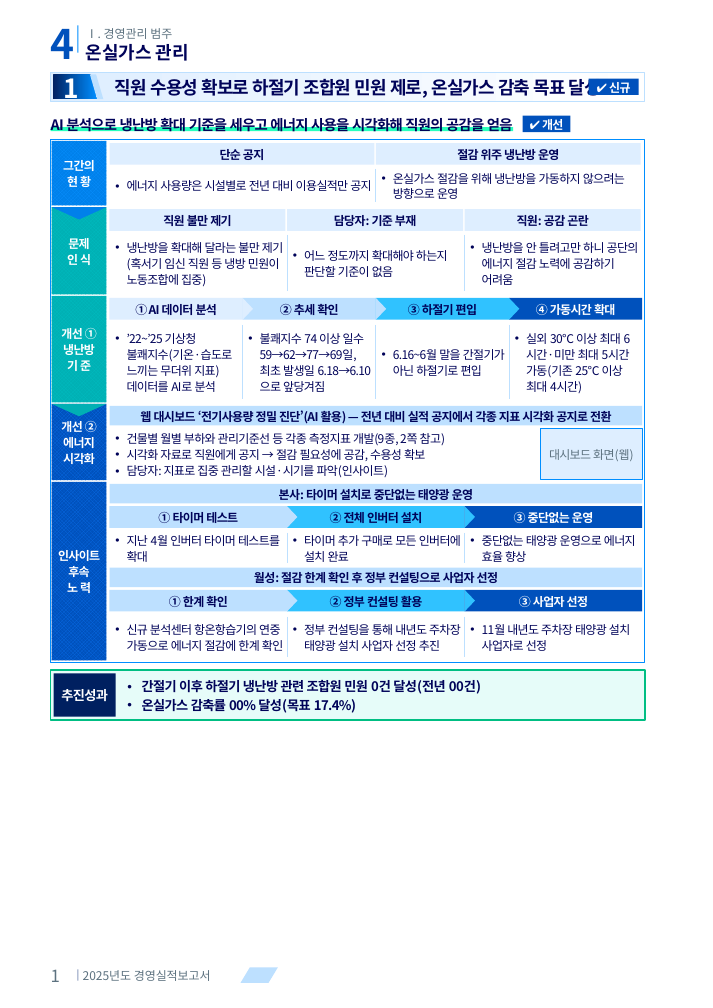
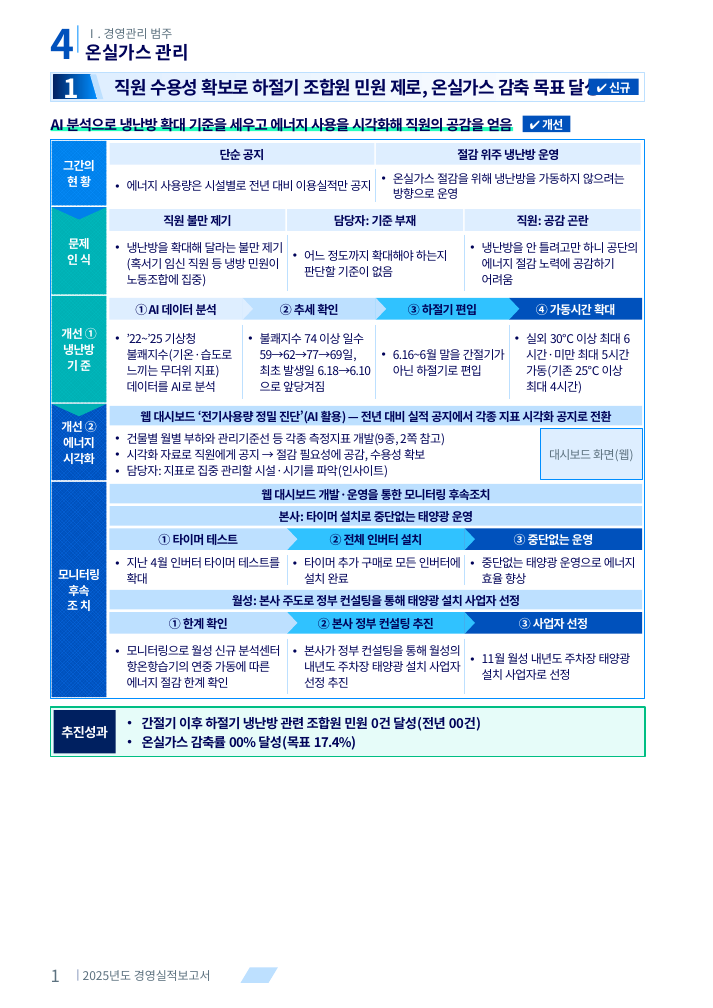
Before and after one commit to khjlsi-creator/claude, a slide deck: slide 1 of korad-경영평가-ppt/KORAD_경영평가_온실가스_수용성_A4세로.pptx. Drawn at 713x1008 pixels with LibreOffice and Linux fonts; fonts in the diff are those of the drawing. Boxes give left, top, right and bottom in pixels: in the first picture for what was removed or moved away, otherwise in the second. Text is boxed around its words. In the diff, an @@ line names an element or a change of style, - is before the commit and + after.

```diff
--- a/korad-경영평가-ppt/KORAD_경영평가_온실가스_수용성_A4세로.pptx
+++ b/korad-경영평가-ppt/KORAD_경영평가_온실가스_수용성_A4세로.pptx
@@ rectangle: place and size @@
-rectangle at bbox=[51, 140, 645, 662]
+rectangle at bbox=[51, 140, 645, 699]
@@ rectangle "모니터링": place and size @@
-rectangle "모니터링" at bbox=[52, 482, 107, 660]
+rectangle "모니터링" at bbox=[52, 482, 107, 697]
@@ rectangle added at bbox=[109, 484, 642, 503], fill #BDE0FF, 10 pt, text #000359, bold @@
+웹 대시보드 개발·운영을 통한 모니터링 후속조치
@@ text in rectangle at bbox=[58, 569, 100, 580]: text changed @@
-인사이트
+모니터링
@@ rectangle "월성: 본사 주도로 정부 컨설팅을 ...": place and size @@
-rectangle "월성: 본사 주도로 정부 컨설팅을 ..." at bbox=[109, 567, 642, 587]
+rectangle "월성: 본사 주도로 정부 컨설팅을 ..." at bbox=[109, 590, 642, 610]
@@ text in rectangle at bbox=[232, 592, 520, 608]: text changed @@
-월성: 절감 한계 확인 후 정부 컨설팅으로 사업자 선정
+월성: 본사 주도로 정부 컨설팅을 통해 태양광 설치 사업자 선정
@@ text in rectangle at bbox=[67, 600, 91, 611]: text changed @@
-노 력
+조 치
@@ 7 rectangles, 4 freeform shapes, 3 texts, 2 lines: place and size @@
-7 rectangles, 4 freeform shapes, 3 texts, 2 lines at bbox=[109, 484, 642, 611]
+7 rectangles, 4 freeform shapes, 3 texts, 2 lines at bbox=[109, 506, 642, 634]
@@ text in rectangle at bbox=[318, 618, 434, 629]: text changed @@
-② 정부 컨설팅 활용
+② 본사 정부 컨설팅 추진
@@ text at bbox=[127, 645, 280, 688]: text changed @@
-• 신규 분석센터 항온항습기의 연중 가동으로 에너지 절감에 한계 확인
+• 모니터링으로 월성 신규 분석센터 항온항습기의 연중 가동에 따른 에너지 절감 한계 확인
@@ line moved from (287, 616) - (287, 657) to (287, 639) - (287, 694) @@
@@ text at bbox=[304, 645, 461, 688]: text changed @@
-• 정부 컨설팅을 통해 내년도 주차장 태양광 설치 사업자 선정 추진
+• 본사가 정부 컨설팅을 통해 월성의 내년도 주차장 태양광 설치 사업자 선정 추진
@@ line moved from (465, 616) - (465, 657) to (465, 639) - (465, 694) @@
@@ text at bbox=[482, 653, 631, 680]: text changed @@
-• 11월 내년도 주차장 태양광 설치 사업자로 선정
+• 11월 월성 내년도 주차장 태양광 설치 사업자로 선정
@@ rectangle: place and size @@
-rectangle at bbox=[51, 671, 645, 720]
+rectangle at bbox=[51, 707, 645, 756]
@@ rectangle "추진성과": place and size @@
-rectangle "추진성과" at bbox=[53, 673, 116, 716]
+rectangle "추진성과" at bbox=[53, 710, 116, 754]
@@ text "간절기 이후 하절기 냉난방 관련 ...": place and size @@
-text "간절기 이후 하절기 냉난방 관련 ..." at bbox=[142, 680, 481, 713]
+text "간절기 이후 하절기 냉난방 관련 ..." at bbox=[142, 717, 481, 750]
```
Also in this commit, not shown: 1 other file.
